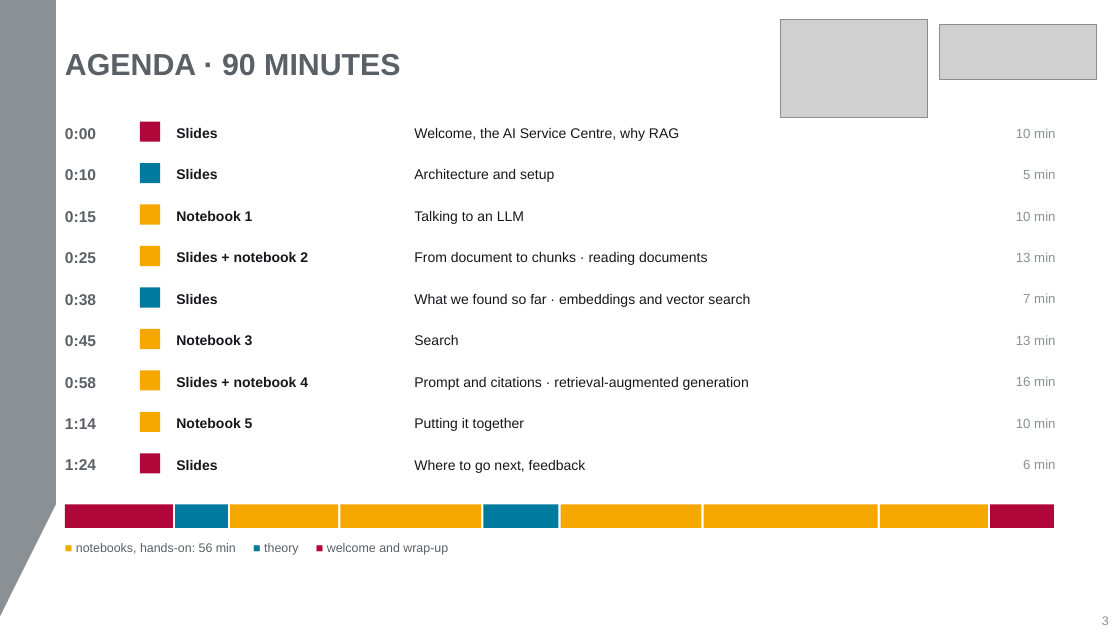
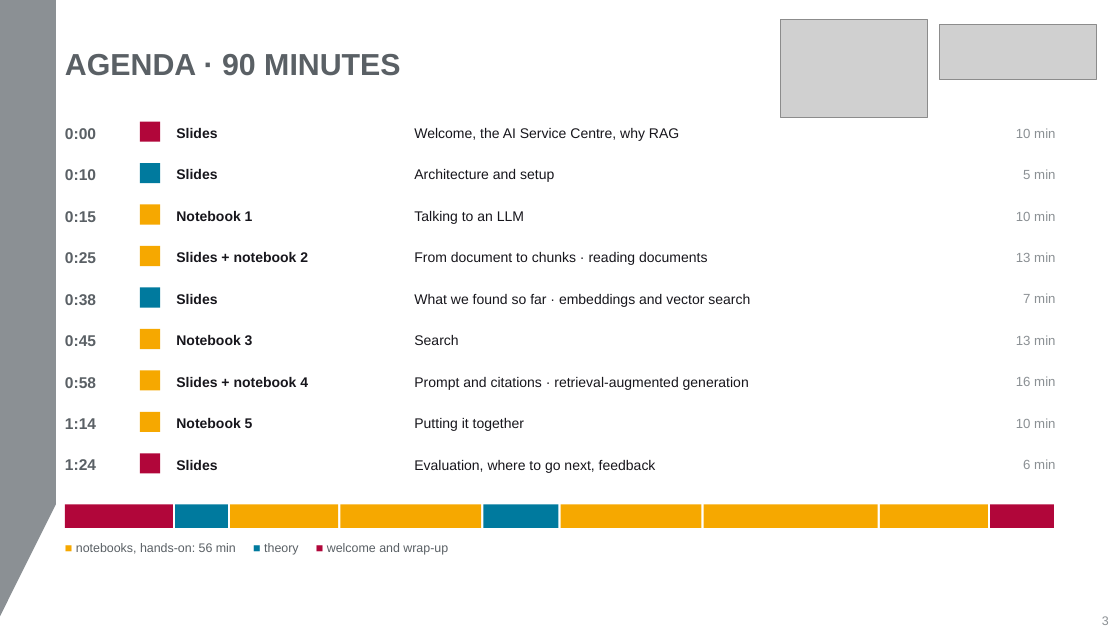
Before and after one commit to aihpi/workshop-rag-basics, a slide deck: slide 3 of workshop/slides/rag-workshop.pptx. Drawn at 1120x642 pixels with LibreOffice and Linux fonts; fonts in the diff are those of the drawing; grey boxes stand for pictures. Boxes give left, top, right and bottom in pixels: in the first picture for what was removed or moved away, otherwise in the second. Text is boxed around its words. In the diff, an @@ line names an element or a change of style, - is before the commit and + after.

Commit message:
workshop: the official title, an about-me slide, and basic evaluation
The submitted description promises basic RAG evaluation, so the wrap-up
now explains faithfulness and relevance as the template measures them.
README links the getting-started guide participants are asked to do.

```diff
--- a/workshop/slides/rag-workshop.pptx
+++ b/workshop/slides/rag-workshop.pptx
@@ text at (414,460,656,473): text changed @@
-Where to go next, feedback
+Evaluation, where to go next, feedback
```
Also in this commit, not shown: 24 other slides changed, 2 slides added, 3 other files.
